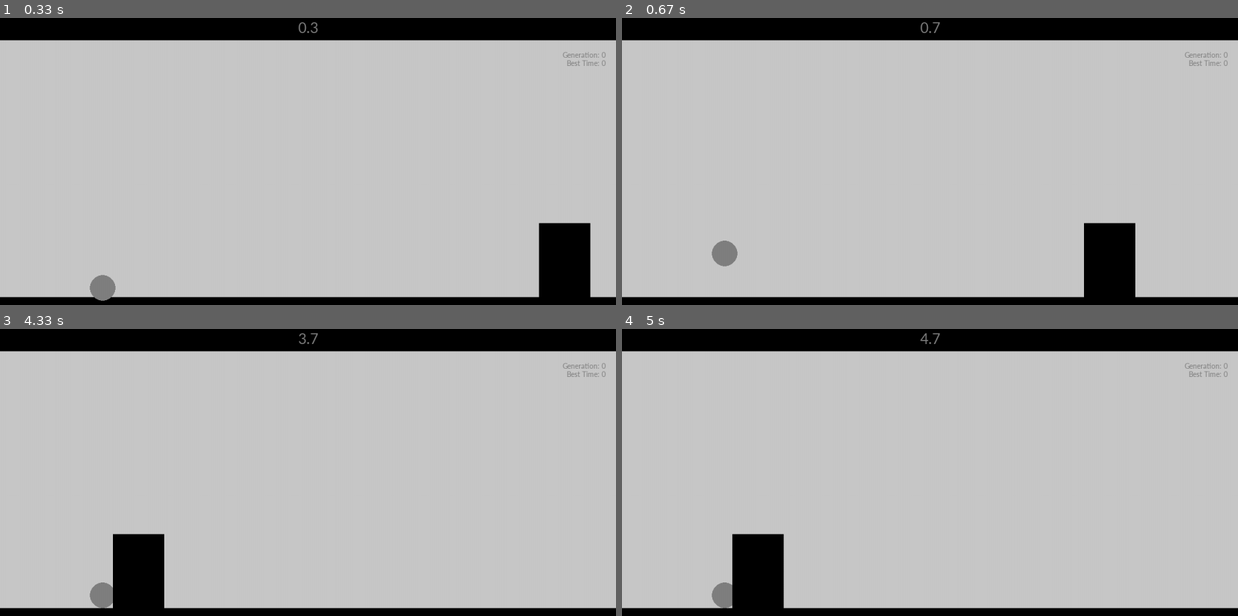
Above: before the commit, frames 1-4 (two rows, left to right).
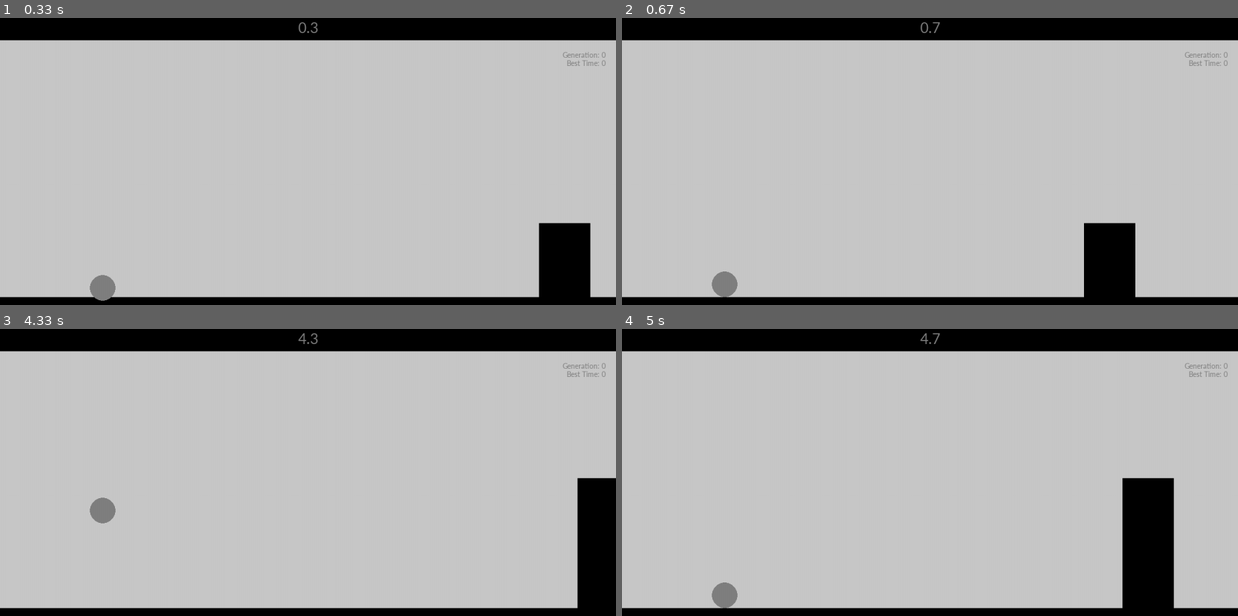
Above: after the commit, the same moments.

Repository: philmuri/GA-project
Game: pygame game, started from main.py
The game is run twice, just before and just after one commit, with the same random seed, the same clock (stepped at 60 frames per second) and the same inputs.
Inputs:
- Up to frame 1 (0.33 s): no input
- Up to frame 2 (0.67 s): tap Space at 0.33 s
- Up to frame 3 (4.33 s): hold P 1.67-2.13 s; hold P 3.17-3.63 s
- Up to frame 4 (5 s): tap P at 4.67 s

Frame 1 is identical in both runs. In frame 2, 0.6% of the frame differs, in the area x 14-19%, y 77-98%; in frame 3, 5.7%; in frame 4, 6.0%, in the area x 17-90%, y 51-98%.

Commit message:
feat: implemented full game loop, albeit only with player cloning for now

Diff:
--- a/constants.py
+++ b/constants.py
@@ -26,7 +26,8 @@
 FONT_TYPE = 'Calibri'
 
 # Constants: AI
-is_AI = False
+is_AI = True
 POPULATION_SIZE = 3
 MUTATION_RATE = 0.5
+MUTATION_SIZE = 1
 KEEP_PARENTS = 2
--- a/main.py
+++ b/main.py
@@ -1,11 +1,13 @@
 import pygame as pg
-# import numpy as np
-# import time
-# import sys
+import numpy as np
+from heapq import nlargest
 import constants as c
 from player import Player
 from obstacle import Obstacle
-from typing import Dict
+from typing import Dict, List
+import sys
+import copy
+import time
 
 
 # -- Initialize Pygame --
@@ -26,8 +28,11 @@
     'Generation': 0,
     'Best Time': 0,
 }
+# - Data -
+all_best_times = []
+best_overall_time = 0
 # - AI Variables -
-population = []
+population: List[Player] = []
 dead_players = 0
 generation = 1
 init_input_genes = [[0, 0, 0], [0, 0, 0], [0, 0, 0],
@@ -42,16 +47,15 @@
             population.append(Player(is_AI=True))
 
 
-def restart():
-    # re-initailize obstacles and players
-    # genetic algorithm: upddate players with new weights andd mutations
-    # keep 2 best players without mutating them
-    # OR keep best player of current generation and best player overall
-    # 1/3 of population is cloned from top player in generation and mutated
-    # 1/3 of population is bred from top player and overall top player and mutated
-    # 1/3 - 2 of population is respawned if fitness score hasnt increased in some number of generations, else bred and mutated from top player and second best player
+def reset(obstacle: Obstacle, players: List[Player] | Player) -> None:
+    obstacle.__init__()
+    if c.is_AI and isinstance(players, List):
+        for _ in players:
+            _.__init__(is_AI=c.is_AI)
+    else:
+        players.__init__()
 
-    pass
+    # NOTE: Later replace this implementation with removing Player instances and creating new ones?
 
 
 def draw(screen) -> None:
@@ -85,62 +89,90 @@
 user_player = Player()
 obstacle = Obstacle()
 
-while game_running:
-    for event in pg.event.get():
-        if event.type == pg.QUIT:
-            game_running = False
-            # NOTE: Save data at this stage
-        elif event.type == pg.KEYDOWN:
-            if event.key == pg.K_p:
-                game_paused = not game_paused
-            if event.key == pg.K_SPACE:
-                user_player.jump()
+while True:
+    if game_running:
+        for event in pg.event.get():
+            if event.type == pg.QUIT:
+                game_running = False
+                # NOTE: Save data at this stage
+                pg.quit()
+                sys.exit()
 
-    if not game_paused:
-        # - Draw Background Elements + Render Text -
-        draw(screen)
-        render_timer(screen, round_time=round_time)
-        render_info_text(screen, info=info_text)
+            elif event.type == pg.KEYDOWN:
+                if event.key == pg.K_p:
+                    game_paused = not game_paused
+                if event.key == pg.K_SPACE:
+                    user_player.jump()
 
-        # - Update and Draw Players + Obstacle -
-        obstacle.update()
-        if c.is_AI:
-            for _ in population:
-                _.update()
-                _.draw(screen)
-        else:
-            user_player.update()
-            user_player.draw(screen)
-        obstacle.draw(screen)
+        if not game_paused:
+            # - Draw Background Elements + Render Text -
+            draw(screen)
+            render_timer(screen, round_time=round_time)
+            render_info_text(screen, info=info_text)
 
-        # - Handle Collisions -
-        if c.is_AI:
-            for _ in population:
-                if _.is_alive and _.is_colliding(obstacle=obstacle):
-                    _.kill()
-                    dead_players += 1
-            if dead_players == c.POPULATION_SIZE:
-                game_running = False
-        else:
-            if user_player.is_colliding(obstacle=obstacle):
-                game_paused = True
-                user_player.kill()
+            # - Update and Draw Players + Obstacle -
+            obstacle.update()
+            if c.is_AI:
+                for _ in population:
+                    _.update(obstacle)
+                    _.draw(screen)
+            else:
+                user_player.update(obstacle)
+                user_player.draw(screen)
+            obstacle.draw(screen)
+            # - Handle Collisions -
+            if c.is_AI:
+                for _ in population:
+                    if _.is_alive and _.is_colliding(obstacle):
+                        _.kill()
+                        dead_players += 1
+                if dead_players == c.POPULATION_SIZE:
+                    game_running = False
+            else:
+                if user_player.is_colliding(obstacle):
+                    game_paused = True
+                    user_player.kill()
 
-        pg.display.flip()
+            pg.display.flip()
 
-    game_tick = clock.tick(c.GAME_FPS)
-    round_time += game_tick / 1000
+        game_tick = clock.tick(c.GAME_FPS)
+        round_time += game_tick / 1000
 
-else:
-    best_players = []
-    # 1) obtain best two players (id or from index in population) and best fitness score
+    else:
+        # this is inefficient for large population, but since population would rarely be > 100 it is of limited concern
+        # the benefit of this is more clear code
+        population = sorted(population, key=lambda player: player.fitness())
 
-    # 2) keep the best bird, and extract their inputweights and hiddenweights using deepcopy from copy library
-    # bestInputWeights = copy.deepcopy(population[best_player].inputWeights)
-    # bestHiddenWeights = copy.deepcopy(population[best_player].hiddenWeights)
+        best_time = population[-1].time_alive
+        all_best_times.append(best_time)
+        best_overall_time = max(all_best_times)
 
-    # 3) Update new highscores (best generation, best score, best fitness)
+        best_input_weights = population[-1].weights_input
+        best_hidden_weights = population[-1].weights_hidden
 
-    # 4) Store the players to breed in their separate list using deecopy again
-    # best_players.append(copy.deepcopy(population[best_player]))
-    # population.pop(i)
+        print(f"Best input weights:\n {best_input_weights}")
+        print(f"Best hidden weights:\n {best_hidden_weights}")
+
+        # NOTE: With current implementation of reset(), it must be called
+        # BEFORE assigning new weights to population
+        reset(obstacle=obstacle, players=population)
+
+        # NOTE: For now, simple cloning + mutation of best player in generation
+        for _ in population:
+            _.weights_input = copy.deepcopy(best_input_weights)
+            _.weights_hidden = copy.deepcopy(best_hidden_weights)
+            _.mutate()
+
+        time.sleep(0.5)
+        dead_players = 0
+        game_running = True
+
+# 2) keep the best bird, and extract their inputweights and hiddenweights using deepcopy from copy library
+# bestInputWeights = copy.deepcopy(population[best_player].inputWeights)
+# bestHiddenWeights = copy.deepcopy(population[best_player].hiddenWeights)
+
+# 3) Update new highscores (best generation, best score, best fitness)
+
+# 4) Store the players to breed in their separate list using deecopy again
+# best_players.append(copy.deepcopy(population[best_player]))
+# population.pop(i)
--- a/player.py
+++ b/player.py
@@ -1,13 +1,14 @@
 import numpy as np
 import time
 import pygame as pg
-from constants import PLAYER_RADIUS, PLAYER_COLOR, PLAYER_START_HEIGHT, PLAYER_START_POS, JUMP_FORCE, HEIGHT, BASE_HEIGHT, GRAVITY
+from constants import PLAYER_RADIUS, PLAYER_COLOR, PLAYER_START_HEIGHT, PLAYER_START_POS, JUMP_FORCE, HEIGHT, BASE_HEIGHT, GRAVITY, MUTATION_SIZE
 from obstacle import Obstacle
 
 
 class Player():
     def __init__(self, is_AI: bool = False) -> None:
         self.radius = PLAYER_RADIUS
+        self.x = PLAYER_START_POS
         self.y = PLAYER_START_HEIGHT
         self.vy = 0
         self.is_jumping = False
@@ -19,20 +20,22 @@
         if self.is_AI:
             self.dy = 0
             self.dx = 0
-            self.dyc = 0
-            self.jump_power = 0  # NOTE: consider removing since it is directly correlated with self.vy
-            self.input_weights = np.random.normal(0, scale=0.1, size=(5, 3))
-            self.hidden_weights = np.random.normal(0, scale=0.1, size=(3, 1))
+            # NOTE: consider removing since it is directly correlated with self.vy
+            self.jump_power = -10
+            self.weights_input = np.random.normal(0, scale=0.1, size=(4, 3))
+            self.weights_hidden = np.random.normal(0, scale=0.1, size=(3, 1))
 
     def draw(self, screen) -> None:  # NOTE: Possibly implement in main instead
         pg.draw.circle(screen, PLAYER_COLOR,
                        (PLAYER_START_POS, self.y), PLAYER_RADIUS)
 
-    def update(self) -> None:
+    def update(self, obstacle: Obstacle) -> None:
         # If AI toggled, handle AI jumping
-        if self.is_AI and self.NN_jump():
-            # NOTE: If this doesn't work, add a cooldown on jumping (as in game_logic.py)
-            self.jump()
+        if self.is_AI:
+            self.NN_update(obstacle)
+            if self.NN_jump():
+                # NOTE: If this doesn't work, add a cooldown on jumping (as in game_logic.py)
+                self.jump()
         # Handle ground collision and gravity
         if self.y >= HEIGHT - BASE_HEIGHT - self.radius and self.vy >= 0:
             self.y = HEIGHT - BASE_HEIGHT - self.radius
@@ -59,14 +62,20 @@
         dist = dx**2 + dy**2
         return (dist < self.radius**2) or (self.y <= BASE_HEIGHT)
 
+    def NN_update(self, obstacle: Obstacle):  # AI player vision
+        """
+        Updates player distances to ceiling and obstacles.
+        """
+        self.dy = self.y - obstacle.y
+        self.dx = obstacle.x - self.x
+
     def NN_jump(self):
         bias = -0.5  # NOTE: Just -0.5 for now
-        genes = [self.y, self.vy, self.dy, self.dyc, self.jump_power]
-        hidden_layer_in = np.dot(genes, self.input_weights)
+        genes = [self.y, self.vy, self.dy, self.jump_power]
+        hidden_layer_in = np.dot(genes, self.weights_input)
         hidden_layer_out = self.sigmoid(hidden_layer_in)
-        output_layer_in = np.dot(hidden_layer_out, self.hidden_weights)
+        output_layer_in = np.dot(hidden_layer_out, self.weights_hidden)
         prediction = self.sigmoid(output_layer_in)
-
         if prediction + bias > 0:
             return True
         else:
@@ -78,3 +87,31 @@
     def kill(self):
         self.is_alive = False
         self.time_alive = round(time.time() - self.init_time, 3)
+
+    def fitness(self):
+        return self.time_alive
+
+    def mutate(self):
+        for nw in range(len(self.weights_input)):
+            for w in range(len(self.weights_input[nw])):
+                self.weights_input[nw][w] += self.mutation_rate()
+
+        for nw in range(len(self.weights_hidden)):
+            for w in range(len(self.weights_hidden[nw])):
+                self.weights_hidden[nw][w] += self.mutation_rate()
+
+    def mutation_rate(self):
+        # "dynamic" random "learning rate" to simulate mutation
+        # NOTE: Consider if adding regularization possible
+        learning_rate = MUTATION_SIZE * 0.005 * np.random.randint(-25, 25)
+        return learning_rate
+
+
+"""
+NOTE:
+Two of the NN features are probably redundant as they are just redefinitions of other features:
+- self.dyc is just self.y - BASE_HEIGHT -- REMOVED
+- self.jump_power is just self.vy
+
+TBD: Make player stop moving when collided
+"""
